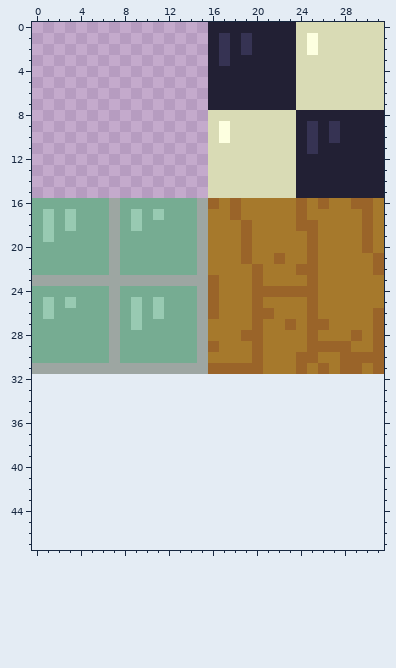
File history of a pixel-art sprite, sprites/floor_tileset.png. The picture above was drawn from the file before the commit.
The file is 32x32 pixels. The old version is drawn lined up with the new one, on the new canvas.
And afterwards:
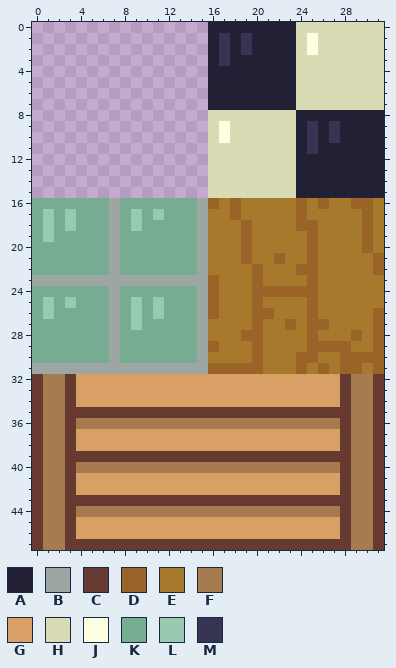
Palette (. is transparent): A #222034  B #9da6a2  C #663931  D #9a6429  E #a6792c  F #a67b4f  G #d9a066  H #d9dbb5  J #fdffe0  K #76ac92  L #98cab2  M #363353
Edits made:
canvas 32x32 -> 32x48
The author put colour C in rows 32 to 34 at x 0, 3, 28 and 31; in row 35 at x 0, 3 to 28 and 31; in rows 36 to 38 at x 0, 3, 28 and 31; in row 39 at x 0, 3 to 28 and 31; in rows 40 to 42 at x 0, 3, 28 and 31; in row 43 at x 0, 3 to 28 and 31.
The author put colour C in rows 44 to 46 at x 0, 3, 28 and 31; in row 47 at x 0, 3 to 28 and 31.
The author put colour F in rows 32 to 35 at x 1 to 2 and 29 to 30; in row 36 at x 1 to 2, 4 to 27 and 29 to 30; in rows 37 to 39 at x 1 to 2 and 29 to 30; in row 40 at x 1 to 2, 4 to 27 and 29 to 30; in rows 41 to 43 at x 1 to 2 and 29 to 30; in row 44 at x 1 to 2, 4 to 27 and 29 to 30.
The author put colour F in rows 45 to 47 at x 1 to 2 and 29 to 30.
The author put colour G in rows 32 to 34 at x 4 to 27; in rows 37 to 38 at x 4 to 27; in rows 41 to 42 at x 4 to 27; in rows 45 to 46 at x 4 to 27.
Changed places in both pictures, as pixel boxes (x1, y1, x2, y2):
added: (32, 374, 384, 550)
